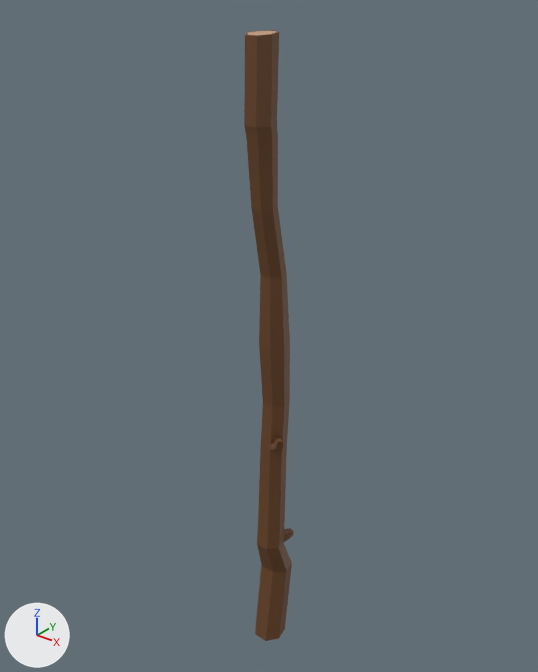
One commit to the FBX model Assets/GameAssets/Sticks/stick2-thicc.fbx: the scene before it, then after it.
The view is the same before and after, from a camera (50 mm lens) standing at (0.331, -0.411, 0.574) and looking at (-0.013, 0.019, 0.307). The axes (+X, +Y, +Z) are drawn at lower left. The lights are the same throughout.

Objects in the first picture: 'Stick2-Thicc'.
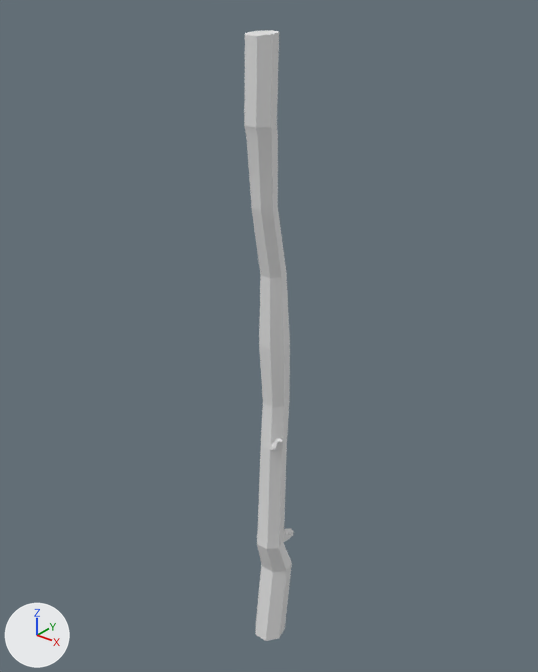
Changed parts and their boxes (x1, y1, x2, y2) in the pictures (538 x 672 px):
part 1 of me_cylinder_001, recoloured (brown to grey)
    both: (244, 30, 294, 641)
part 2 of me_cylinder_001, recoloured
    both: (248, 31, 275, 35)

Patch to the scene script:
```diff
--- a/Assets/GameAssets/Sticks/stick2-thicc.fbx.py
+++ b/Assets/GameAssets/Sticks/stick2-thicc.fbx.py
@@ me_cylinder_001 @@
 me_cylinder_001.from_pydata(...)  # 133 vertices, 262 faces; spans x -0.019..0.017, y -0.017..0.028, z 0.0..0.541
 # used by ob_stick2_thicc; location = (0.0, 0.0, 0.0)
+# me_cylinder_001 part 1: all 252 faces that had it switch from mat_stick_001 (brown #6b4524) to no material
+# me_cylinder_001 part 2: all 10 faces that had it switch from mat_log_inside_001 (brown #c69a7d) to no material
```
